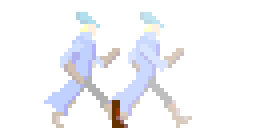
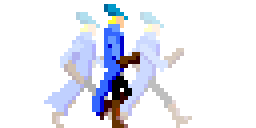
The second (256, 128) image is a revision of the first. Changes to its layers:
added layer "right arm 5" in group "5-H" over [108, 36, 140, 68]
added layer "coat 5" in group "5-H" over [92, 24, 124, 116]
painted on "legs 5" over [100, 76, 132, 120]
added layer "head 5" in group "5-H" over [104, 4, 128, 28]
